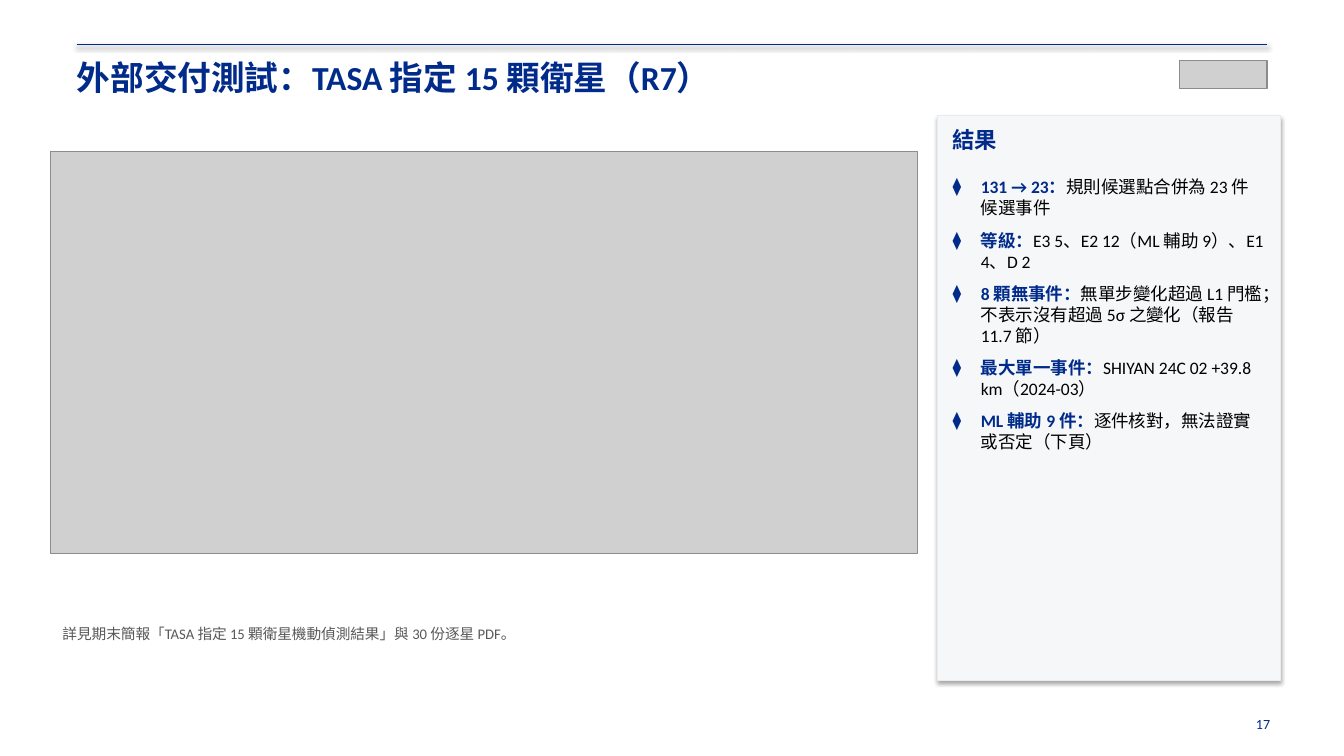
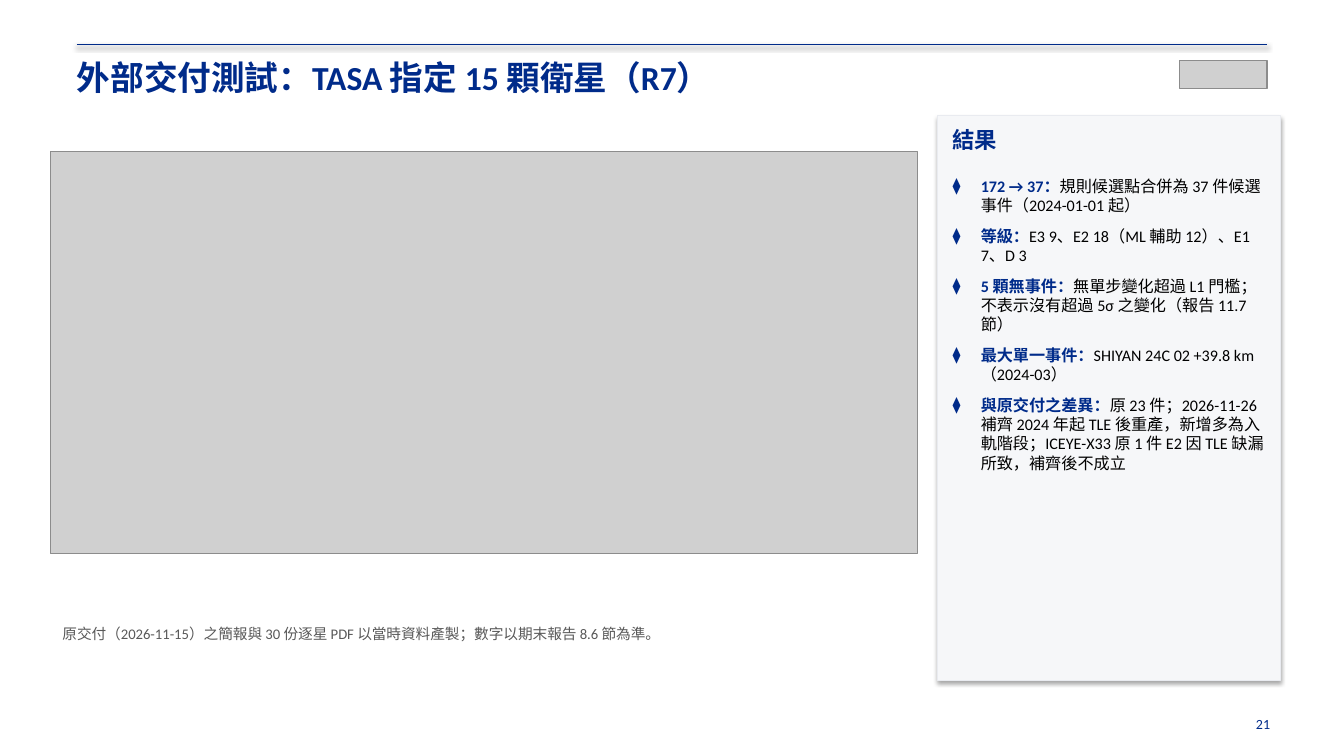
Before and after one commit to RhynoW/Sat_TraingDataExtension, a slide deck: slide 21 of output/期末交付_文件包_20261118/01_期末報告/期末報告_結案簡報_20261115.pptx (slide 17 before the commit). Drawn at 1344x756 pixels with LibreOffice and Linux fonts; fonts in the diff are those of the drawing; grey boxes stand for pictures. Boxes give left, top, right and bottom in pixels: in the first picture for what was removed or moved away, otherwise in the second. Text is boxed around its words. In the diff, an @@ line names an element or a change of style, - is before the commit and + after.

```diff
--- a/output/期末交付_文件包_20261118/01_期末報告/期末報告_結案簡報_20261115.pptx
+++ b/output/期末交付_文件包_20261118/01_期末報告/期末報告_結案簡報_20261115.pptx
@@ text at (x1=981, y1=178, x2=1260, y2=332): text changed; size 12.5 to 11.5 pt @@
-⧫ 131 → 23：規則候選點合併為 23 件候選事件
-⧫ 等級：E3 5、E2 12（ML 輔助 9）、E1 4、D 2
-⧫ 8 顆無事件：無單步變化超過 L1 門檻；不表示沒有超過 5σ 之變化（報告 11.7 節）
+⧫ 172 → 37：規則候選點合併為 37 件候選事件（2024-01-01 起）
+⧫ 等級：E3 9、E2 18（ML 輔助 12）、E1 7、D 3
+⧫ 5 顆無事件：無單步變化超過 L1 門檻；不表示沒有超過 5σ 之變化（報告 11.7 節）
@@ text at (x1=981, y1=347, x2=1254, y2=382): size 12.5 to 11.5 pt in "最大單一事件：SHIYAN 24C 02 +39.8 km（2024-03）" @@
@@ text at (x1=981, y1=397, x2=1263, y2=471): text changed; size 12.5 to 11.5 pt @@
-⧫ ML 輔助 9 件：逐件核對，無法證實或否定（下頁）
+⧫ 與原交付之差異：原 23 件；2026-11-26 補齊 2024 年起 TLE 後重產，新增多為入軌階段；ICEYE-X33 原 1 件 E2 因 TLE 缺漏所致，補齊後不成立
@@ text at (x1=62, y1=626, x2=660, y2=641): text changed @@
-詳見期末簡報「TASA 指定 15 顆衛星機動偵測結果」與 30 份逐星 PDF。
+原交付（2026-11-15）之簡報與 30 份逐星 PDF 以當時資料產製；數字以期末報告 8.6 節為準。
@@ text at (x1=1256, y1=720, x2=1270, y2=729): text changed @@
-17
+21
```
Also in this commit, not shown: 20 other slides changed, 9 slides added, 40 other files.
